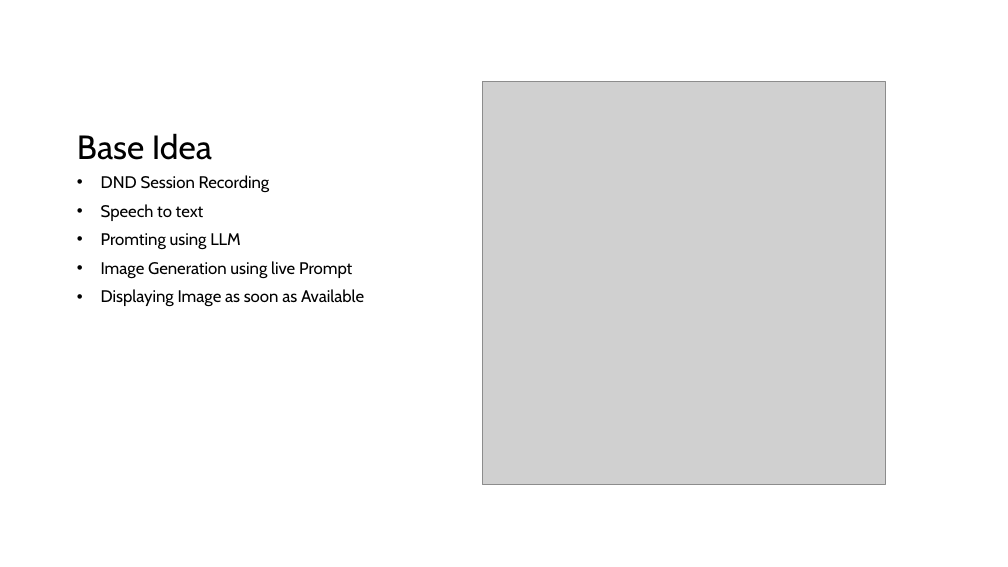
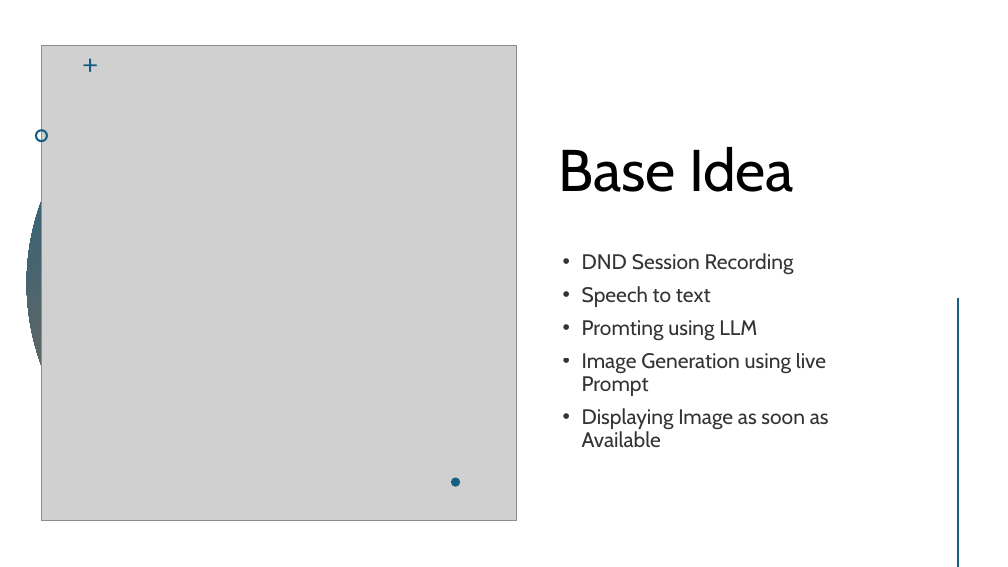
Before and after one commit to Niric02/Digcre_Speech_to_Picture, a slide deck: slide 2 of DND Live Image Generator.pptx. Drawn at 1008x567 pixels with LibreOffice and Linux fonts; fonts in the diff are those of the drawing; grey boxes stand for pictures. Boxes give left, top, right and bottom in pixels: in the first picture for what was removed or moved away, otherwise in the second. Text is boxed around its words. In the diff, an @@ line names an element or a change of style, - is before the commit and + after.

```diff
--- a/DND Live Image Generator.pptx
+++ b/DND Live Image Generator.pptx
@@ ellipse added at bbox=[26, 46, 501, 521], fill gradient #156082 to #E97132 @@
@@ picture: place and size @@
-picture at bbox=[482, 82, 885, 485]
+picture at bbox=[42, 46, 516, 521]
@@ freeform shape added at bbox=[83, 58, 98, 73], fill #156082 @@
@@ title "Base Idea": place and size @@
-title "Base Idea" at bbox=[77, 133, 212, 160]
+title "Base Idea" at bbox=[558, 147, 794, 192]
@@ title "Base Idea" at bbox=[558, 147, 794, 192]: size 32 to 56 pt @@
@@ freeform shape added at bbox=[35, 129, 48, 142], fill #156082 @@
@@ text "DND Session Recording": place and size @@
-text "DND Session Recording" at bbox=[101, 175, 364, 307]
+text "DND Session Recording" at bbox=[582, 253, 829, 447]
@@ text "DND Session Recording" at bbox=[582, 253, 829, 447]: size 16 to 20 pt, text colour #000000 to #000000 at 80% opacity; indent changed @@
@@ line added from (958, 299) to (958, 567), #E97132 2 pt @@
@@ freeform shape added at bbox=[451, 478, 460, 487], fill #156082 @@
```
Also in this commit, not shown: 1 other slide changed, 2 slides added, 5 other files.
